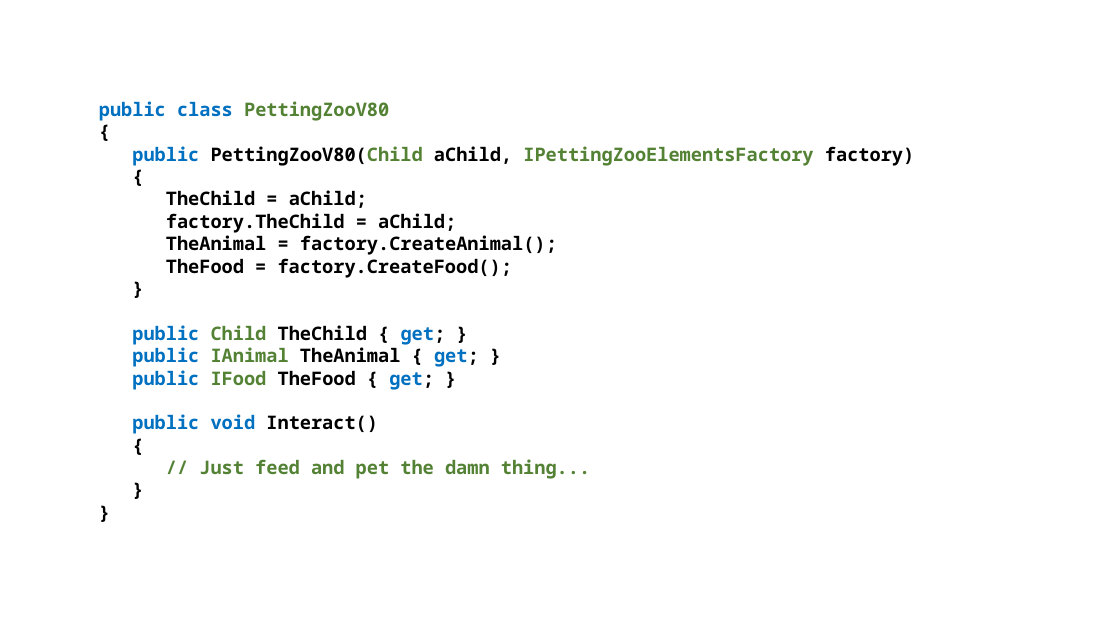
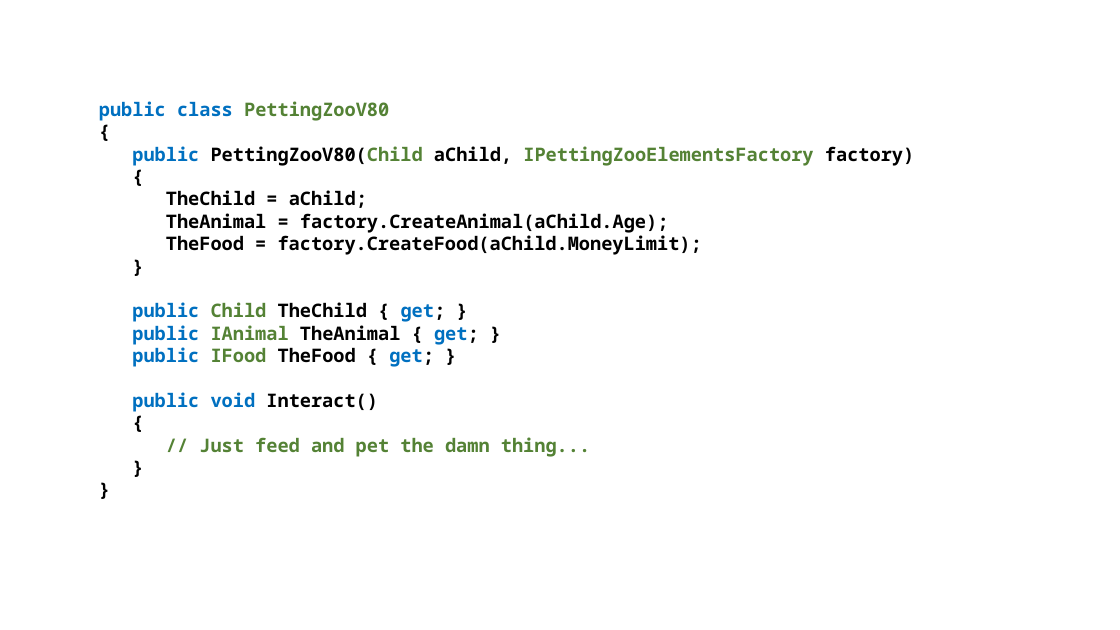
Before and after one commit to perl-easj/Teaching-materials, a slide deck: slide 22 of CSharpProgramming/Presentations/OOProgPartIII/AbstractFactory.pptx. Drawn at 1120x630 pixels with LibreOffice and Linux fonts; fonts in the diff are those of the drawing. Boxes give left, top, right and bottom in pixels: in the first picture for what was removed or moved away, otherwise in the second. Text is boxed around its words. In the diff, an @@ line names an element or a change of style, - is before the commit and + after.

```diff
--- a/CSharpProgramming/Presentations/OOProgPartIII/AbstractFactory.pptx
+++ b/CSharpProgramming/Presentations/OOProgPartIII/AbstractFactory.pptx
@@ text at (166, 213, 702, 255): text changed @@
-factory.TheChild = aChild;
-TheAnimal = factory.CreateAnimal();
-TheFood = factory.CreateFood();
+TheAnimal = factory.CreateAnimal(aChild.Age);
+TheFood = factory.CreateFood(aChild.MoneyLimit);
```
Also in this commit, not shown: 12 other slides changed, 3 other files.
